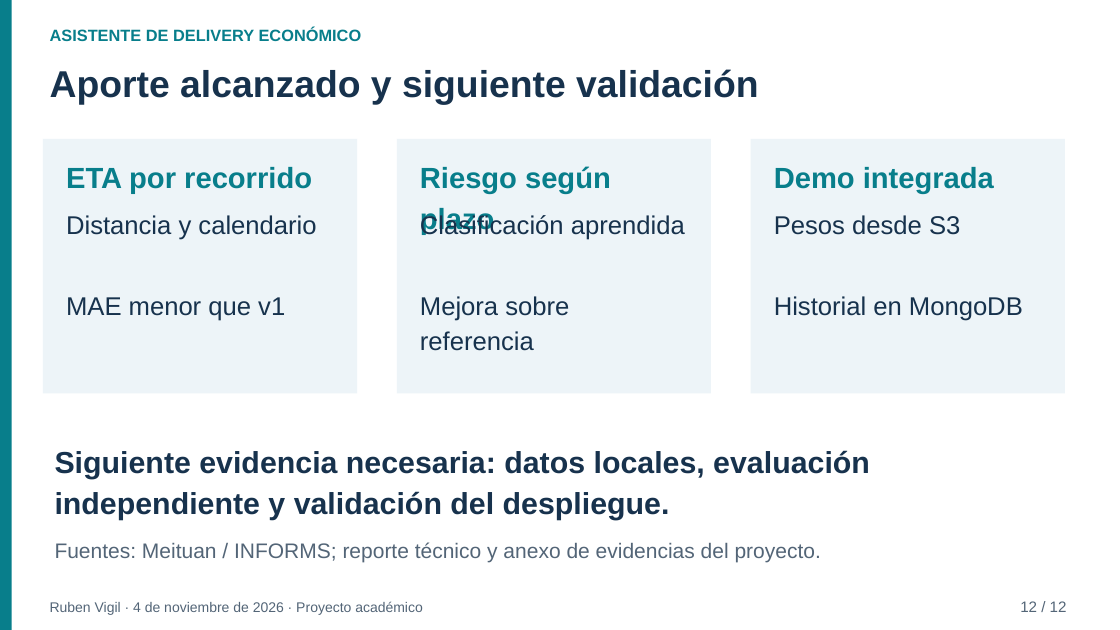
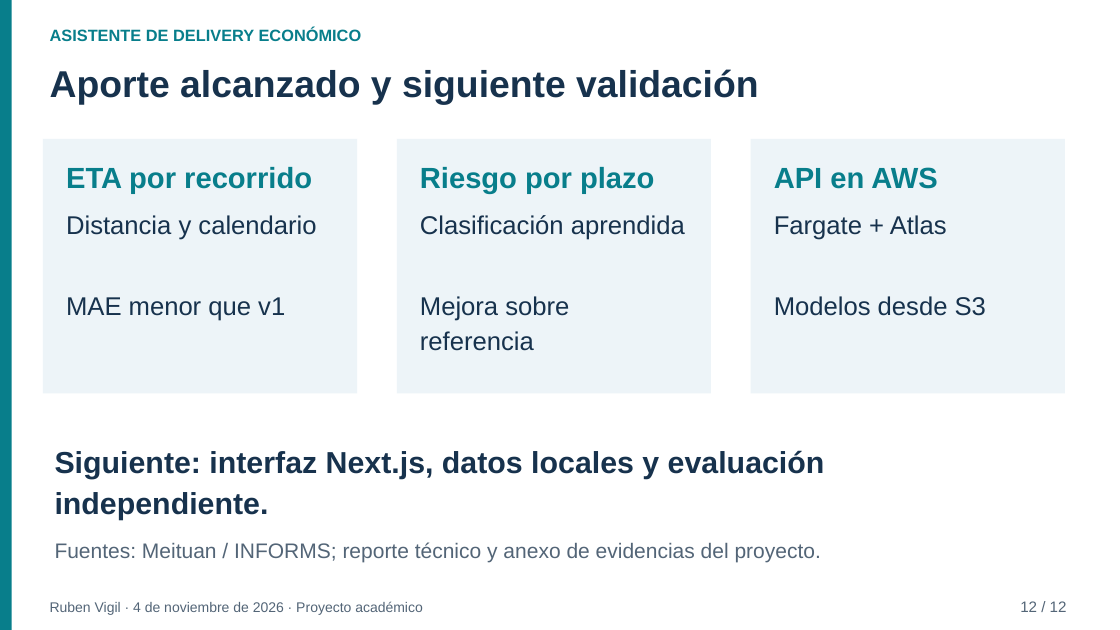
Before and after one commit to rvigil24/ml-delivery-app, a slide deck: slide 12 of reports/Presentacion_Defensa.pptx. Drawn at 1120x630 pixels with LibreOffice and Linux fonts; fonts in the diff are those of the drawing. Boxes give left, top, right and bottom in pixels: in the first picture for what was removed or moved away, otherwise in the second. Text is boxed around its words. In the diff, an @@ line names an element or a change of style, - is before the commit and + after.

```diff
--- a/reports/Presentacion_Defensa.pptx
+++ b/reports/Presentacion_Defensa.pptx
@@ text at (420,167,654,194): text changed @@
-Riesgo según plazo
+Riesgo por plazo
@@ text at (774,167,937,189): text changed @@
-Demo integrada
+API en AWS
@@ text at (774,215,986,316): text changed @@
-Pesos desde S3
-Historial en MongoDB
+Fargate + Atlas
+Modelos desde S3
@@ text at (55,450,825,521): text changed @@
-Siguiente evidencia necesaria: datos locales, evaluación independiente y validación del despliegue.
+Siguiente: interfaz Next.js, datos locales y evaluación independiente.
```
Also in this commit, not shown: 2 other slides changed, 9 other files.
